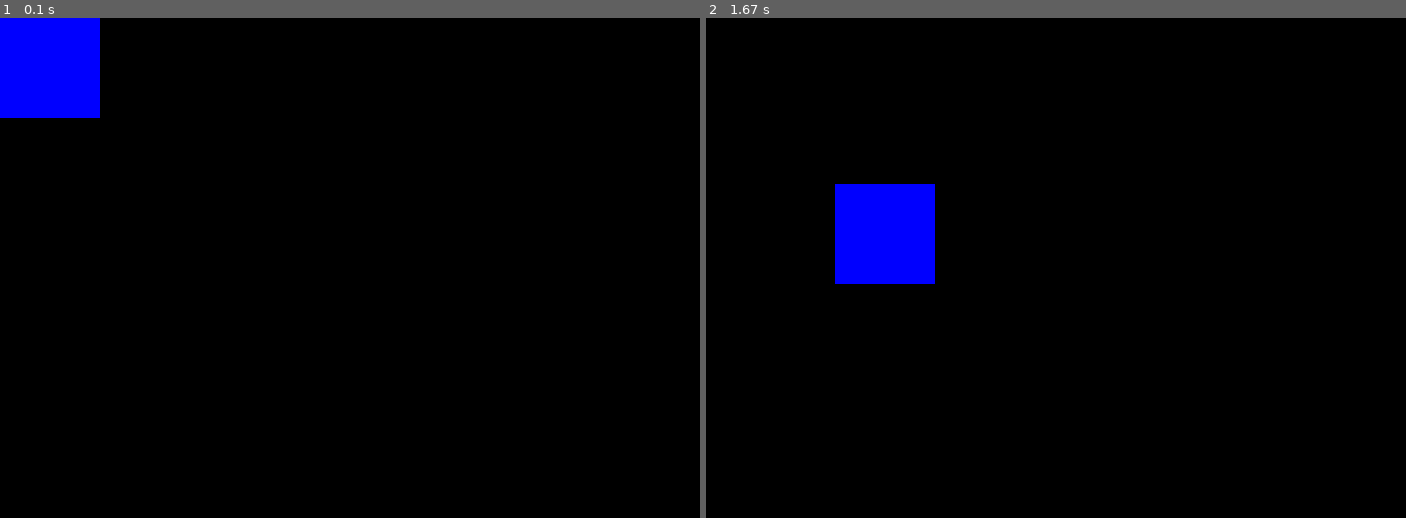
Above: before the commit, frames 1-2 (left to right).
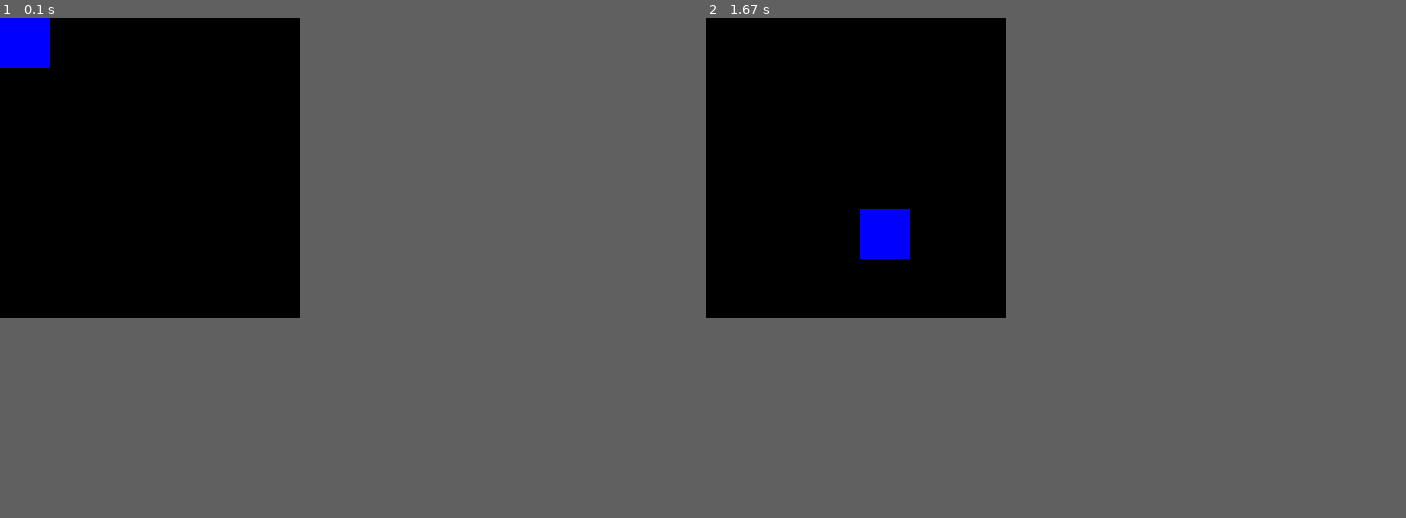
Above: after the commit, the same moments.

Repository: BornOfTheMoon/Summer_practise
Game: pygame game, started from 3 - B/main.py
Two runs of this game, one before a commit and one after it. Both use one fixed random seed, a clock stepped at 60 frames per second and the inputs below.
Inputs (mouse positions are in pixels of both pictures, inside the frame that each line leads up to):
- Up to frame 1 (0.1 s): no input
- Up to frame 2 (1.67 s): press the mouse at (783, 168) at 0.37 s; move the mouse to (832, 203) at 0.47 s; release the mouse at (888, 233) at 0.6 s
In our replay, the window is 700x500 before the commit and 300x300 after it. These sizes can differ from the game's own. Grey fills any space a smaller window leaves; there, only what the larger window draws over its background counts as a difference.

The runs differ from the first frame. In frame 1, 2.1% of the frame differs, in the area x 0-15%, y 0-20%; in frame 2, 2.1%.

Commit message:
changed size in 3-b

Diff:
--- a/3 - B/main.py
+++ b/3 - B/main.py
@@ -2,11 +2,11 @@
 
 
 pg.init()
-size = 700, 500
+size = 300, 300
 screen = pg.display.set_mode(size)
 running = True
 screen.fill((0, 0, 0))
-pg.draw.rect(screen, (0, 0, 255), (0, 0, 100, 100))
+pg.draw.rect(screen, (0, 0, 255), (0, 0, 50, 50))
 pg.display.flip()
 
 while running:
@@ -19,7 +19,7 @@
                 for second_event in pg.event.get():
                     if second_event.type == pg.MOUSEMOTION:
                         screen.fill((0, 0, 0))
-                        pg.draw.rect(screen, (0, 0, 255), (second_event.pos[0] - 50, second_event.pos[1] - 50, 100, 100))
+                        pg.draw.rect(screen, (0, 0, 255), (second_event.pos[0] - 25, second_event.pos[1] - 25, 50, 50))
                     if second_event.type == pg.MOUSEBUTTONUP or event.type == pg.QUIT:
                         moving = False
                 pg.display.flip()
